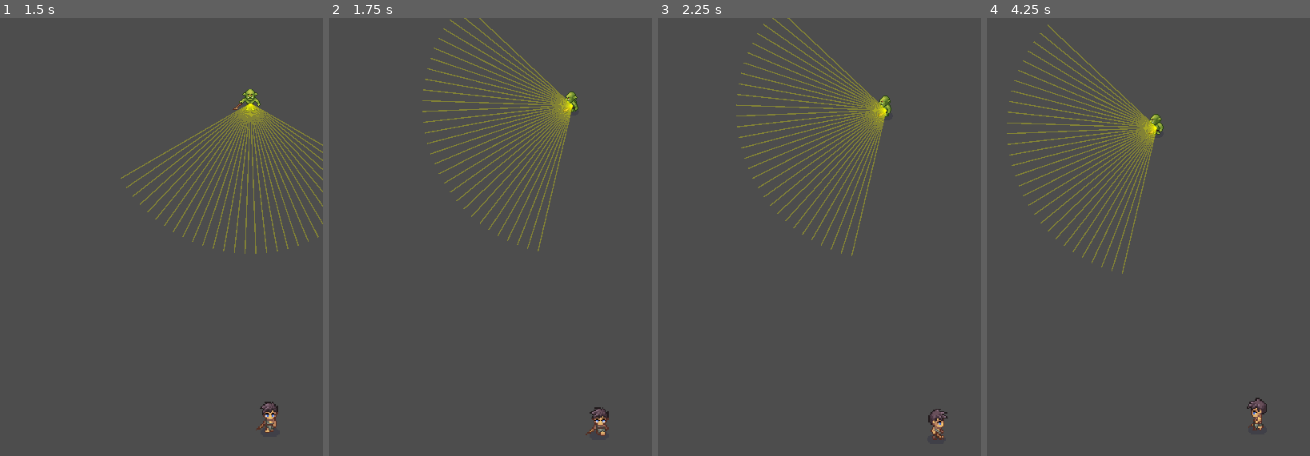
Above: before the commit, frames 1-4 (left to right).
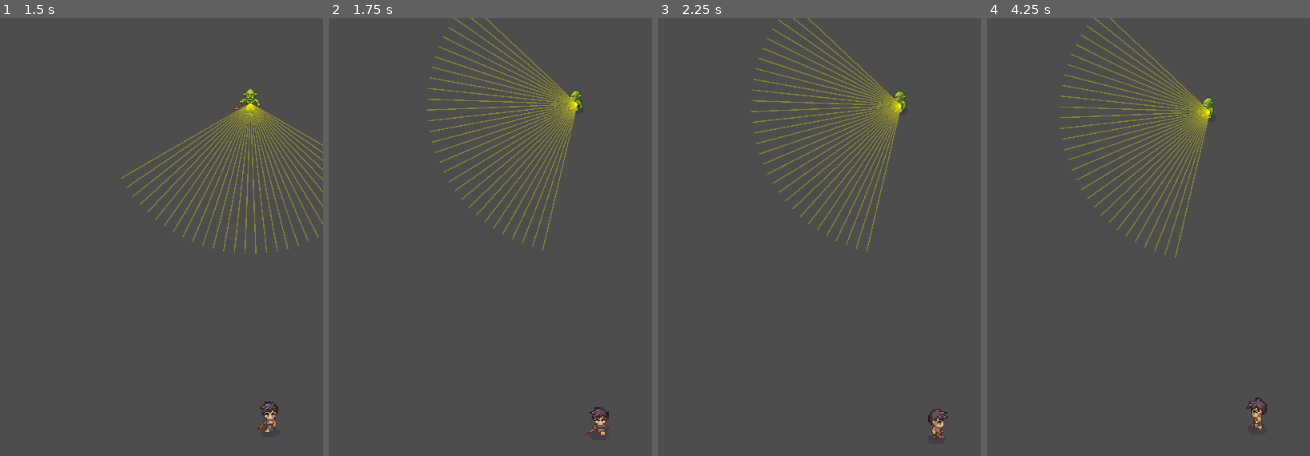
Above: after the commit, the same moments.

Repository: thorlorick/TheWhiteoutGame
Game: Godot game, scene res://scenes/level_one.tscn
Same seed, same stepped clock (60 frames per second), same inputs: the game is played once before the commit and once after it. The project has no main scene, so this scene is started directly.
Inputs:
- Up to frame 1 (1.5 s): tap Enter at 0.5 s; hold D (walk_right) 0.53-1.28 s; tap J (run) at 0.6 s; tap Space at 1.25 s; hold S (walk_down) from 1.28 s (still down); tap K (run_attack) at 1.35 s
- Up to frame 2 (1.75 s): keep holding S (walk_down)
- Up to frame 3 (2.25 s): release S (walk_down) at 2.03 s; hold D (walk_right) from 2.03 s (still down); tap J (run) at 2.1 s
- Up to frame 4 (4.25 s): release D (walk_right) at 2.78 s; hold W (walk_up) 2.78-3.53 s; tap K (run_attack) at 2.85 s; hold A (walk_left) from 3.53 s (still down); tap J (run) at 3.6 s

Frame 1 is identical in both runs. In frame 2, 5.0% of the frame differs, in the area x 28-79%, y 0-54%; in frame 3, 5.4%; in frame 4, 6.5%, in the area x 6-71%, y 0-59%.

Commit message:
messing with urges

Diff:
--- a/scripts/enemyScripts/guard_agent.gd
+++ b/scripts/enemyScripts/guard_agent.gd
@@ -71,9 +71,9 @@
 	_connect_reflex_signals()
 	_setup_animation()
 
-	world_state.set_state("at_home", true)
+	#world_state.set_state("at_home", true)
 	world_state.set_state("is_safe", true)
-	world_state.set_state("working", false)
+	#world_state.set_state("working", false)
 
 # -----------------------------------------------------------------------------
 # SIGNAL WIRING
@@ -207,7 +207,7 @@
 		ai_move_component.set_speed(speed_component.get_run_speed())
 		ai_move_component.set_running(true)
 	else:
-		ai_move_component.set_speed(speed_component.get_chase_speed())
+		ai_move_component.set_speed(speed_component.get_speed())
 		ai_move_component.set_running(false)
 
 # -----------------------------------------------------------------------------
@@ -239,7 +239,7 @@
 	if world_state.get_state("target_lost"):
 		_tick_run_state()
 		return "working"
-	if world_state.get_state("at_home"):
+	if world_state.get_state("is_safe"):
 		_tick_run_state()
 		return "safe"
 	_tick_run_state()
